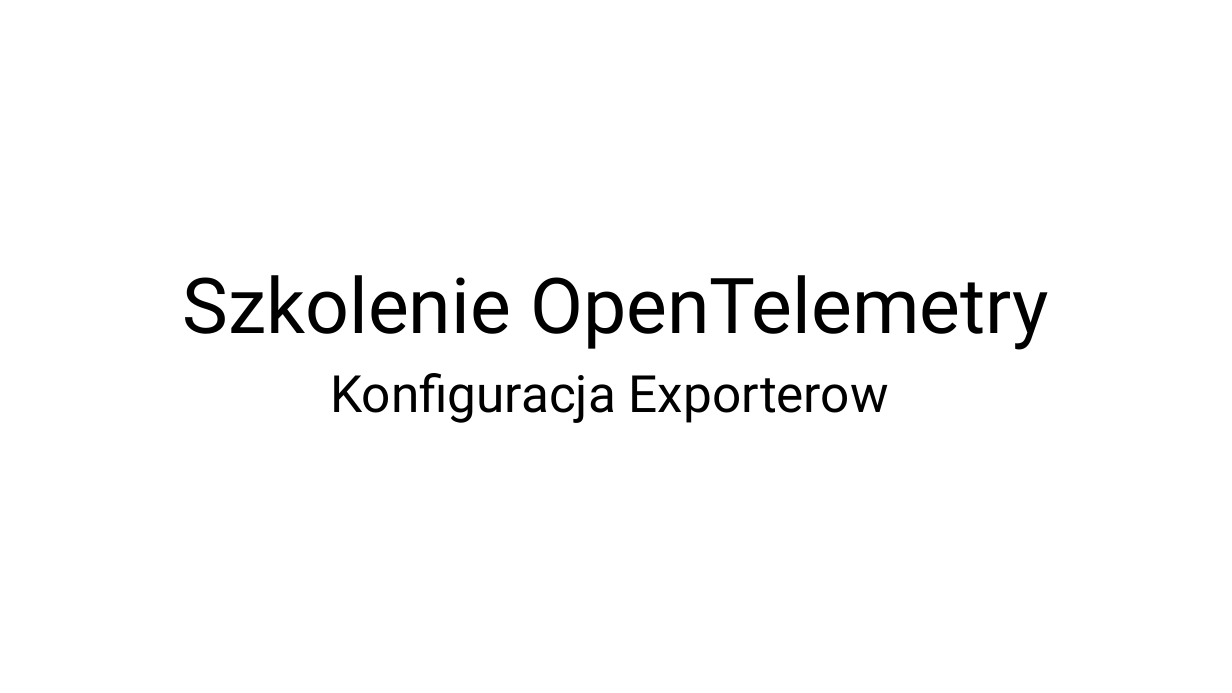
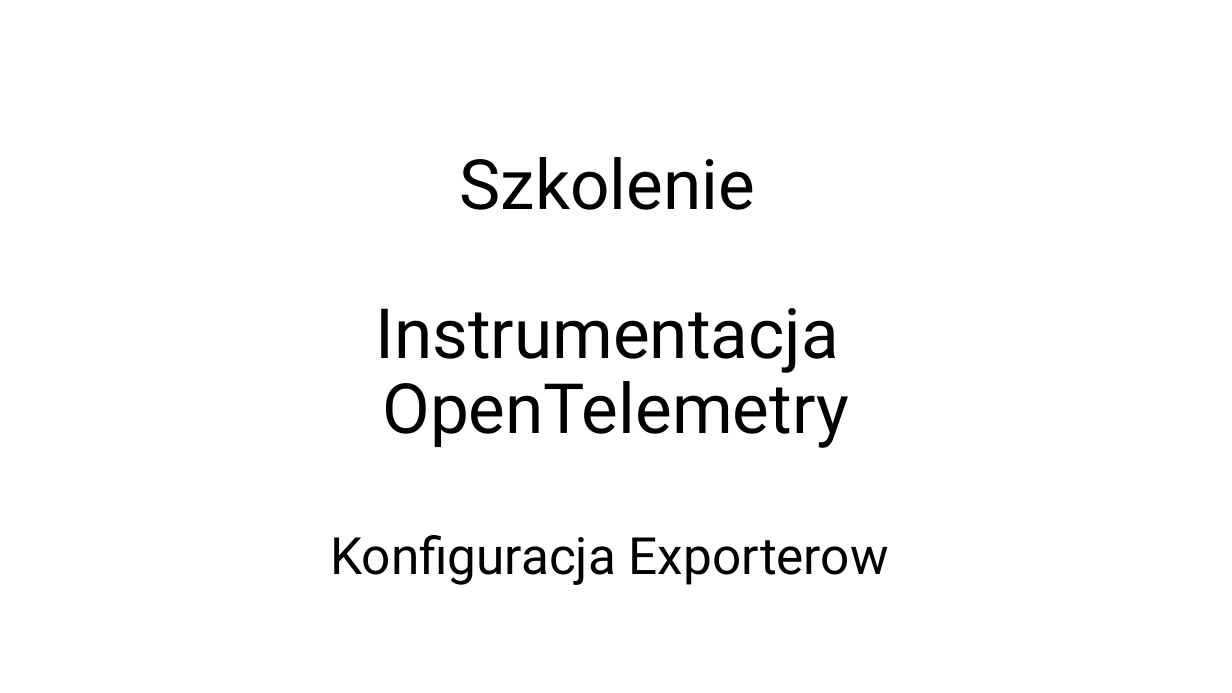
Before and after one commit to Kapsztajn/otel_training_python, a slide deck: slide 1 of otel teoria/Day 1 session 4.2 Konfiguracja Exporterow.pptx. Drawn at 1232x693 pixels with LibreOffice and Linux fonts; fonts in the diff are those of the drawing. Boxes give left, top, right and bottom in pixels: in the first picture for what was removed or moved away, otherwise in the second. Text is boxed around its words. In the diff, an @@ line names an element or a change of style, - is before the commit and + after.

```diff
--- a/otel teoria/Day 1 session 4.2 Konfiguracja Exporterow.pptx
+++ b/otel teoria/Day 1 session 4.2 Konfiguracja Exporterow.pptx
@@ title at (375,157,849,448): text changed; size 60 to 54 pt @@
-Szkolenie OpenTelemetry
+Szkolenie
+Instrumentacja
+OpenTelemetry
@@ subtitle "Konfiguracja Exporterow": place and size @@
-subtitle "Konfiguracja Exporterow" at (330,373,889,423)
+subtitle "Konfiguracja Exporterow" at (330,535,889,585)
```
Also in this commit, not shown: 2 other slides changed, 11 slides removed, 23 other files.
